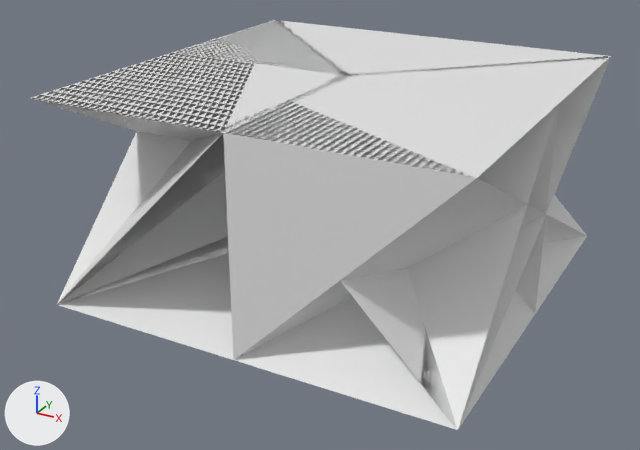
An edit to the FBX model WaveFunctionColapse/Assets/Tile Set/wfc_modules.fbx, drawn before and after from the same camera.
Rendered twice from a camera (50 mm lens) standing at (1.86, -3.63, 2.02) and looking at (-0.06, -0.14, 0.28). The lights are fixed; the arrows at lower left show +X, +Y and +Z. Where no turn or scale is listed for an object, it has been applied to the vertices.

In view in the first picture: 'wfc_module_11', 'wfc_module_12', 'wfc_module_13', 'wfc_module_14', 'wfc_module_15', 'wfc_module_16', 'wfc_module_17', 'wfc_module_18', 'wfc_module_19', 'wfc_module_3', 'wfc_module_5', 'wfc_module_7'.
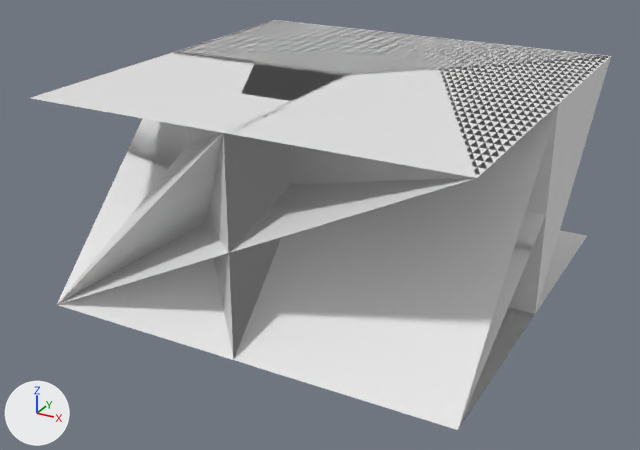
Changed parts and their boxes [x1, y1, x2, y2] in the pictures (640 x 450 px):
'wfc_module_15', turned: before [223, 133, 587, 360]; after [507, 57, 611, 314]
'wfc_module_16', turned: before [228, 56, 610, 178]; after [123, 21, 607, 359]
'wfc_module_11', turned: before [281, 21, 611, 75]; after [58, 67, 477, 304]
'wfc_module_12', turned: before [34, 22, 582, 408]; after [57, 56, 610, 305]
'wfc_module_18', turned: before [31, 20, 349, 132]; after [176, 20, 603, 198]
'wfc_module_19', turned: before [30, 98, 587, 430]; after [511, 211, 546, 260]
'wfc_module_14', turned: before [68, 20, 586, 309]; after [348, 37, 611, 75]
'wfc_module_8', unchanged, uncovered by the edit: before [221, 127, 225, 133]; after [31, 52, 254, 133]
'wfc_module_9', unchanged, uncovered by the edit: after [223, 133, 292, 358]
'wfc_module_7', unchanged, covered by the edit: before [458, 57, 611, 429]; after [68, 226, 536, 429]
'wfc_module_13', unchanged, covered by the edit: before [223, 107, 476, 178]

The change, as a diff of the scene's bpy script:
```diff
--- a/WaveFunctionColapse/Assets/Tile Set/wfc_modules.fbx.py
+++ b/WaveFunctionColapse/Assets/Tile Set/wfc_modules.fbx.py
@@ ob_wfc_module_16 @@
 ob_wfc_module_16.location = (0.0, 0.0, 0.0)
-ob_wfc_module_16.rotation_euler = (1.571, 0.0, -1.571)  # degrees (90, 0, -90)
+ob_wfc_module_16.rotation_euler = (1.571, 0.0, 0.0)  # degrees (90, 0, 0)
 ob_wfc_module_16.scale = (0.01, 0.01, 0.01)
@@ ob_wfc_module_11 @@
 ob_wfc_module_11.location = (0.0, 0.0, 0.0)
-ob_wfc_module_11.rotation_euler = (1.571, 0.0, 0.0)  # degrees (90, 0, 0)
+ob_wfc_module_11.rotation_euler = (1.571, 0.0, -1.571)  # degrees (90, 0, -90)
 ob_wfc_module_11.scale = (0.01, 0.01, 0.01)
@@ ob_wfc_module_14 @@
 ob_wfc_module_14.location = (0.0, 0.0, 0.0)
-ob_wfc_module_14.rotation_euler = (1.571, 0.0, 1.571)  # degrees (90, 0, 90)
+ob_wfc_module_14.rotation_euler = (1.571, 0.0, 0.0)  # degrees (90, 0, 0)
 ob_wfc_module_14.scale = (0.01, 0.01, 0.01)
@@ ob_wfc_module_12 @@
 ob_wfc_module_12.location = (0.0, 0.0, 0.0)
-ob_wfc_module_12.rotation_euler = (1.571, 0.0, 1.571)  # degrees (90, 0, 90)
+ob_wfc_module_12.rotation_euler = (1.571, 0.0, -1.571)  # degrees (90, 0, -90)
 ob_wfc_module_12.scale = (0.01, 0.01, 0.01)
@@ ob_wfc_module_19 @@
 ob_wfc_module_19.location = (0.0, 0.0, 0.0)
-ob_wfc_module_19.rotation_euler = (1.571, 0.0, 3.142)  # degrees (90, 0, 180)
+ob_wfc_module_19.rotation_euler = (1.571, 0.0, 0.0)  # degrees (90, 0, 0)
 ob_wfc_module_19.scale = (0.01, 0.01, 0.01)
@@ ob_wfc_module_15 @@
 ob_wfc_module_15.location = (0.0, 0.0, 0.0)
-ob_wfc_module_15.rotation_euler = (1.571, 0.0, -1.571)  # degrees (90, 0, -90)
+ob_wfc_module_15.rotation_euler = (1.571, 0.0, 0.0)  # degrees (90, 0, 0)
 ob_wfc_module_15.scale = (0.01, 0.01, 0.01)
@@ ob_wfc_module_18 @@
 ob_wfc_module_18.location = (0.0, 0.0, 0.0)
-ob_wfc_module_18.rotation_euler = (1.571, 0.0, 1.571)  # degrees (90, 0, 90)
+ob_wfc_module_18.rotation_euler = (1.571, 0.0, 0.0)  # degrees (90, 0, 0)
 ob_wfc_module_18.scale = (0.01, 0.01, 0.01)
```
